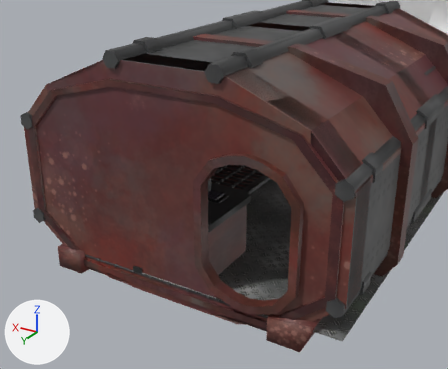
The Blender file Blender/restroom.blend as it was, and as the next commit left it.
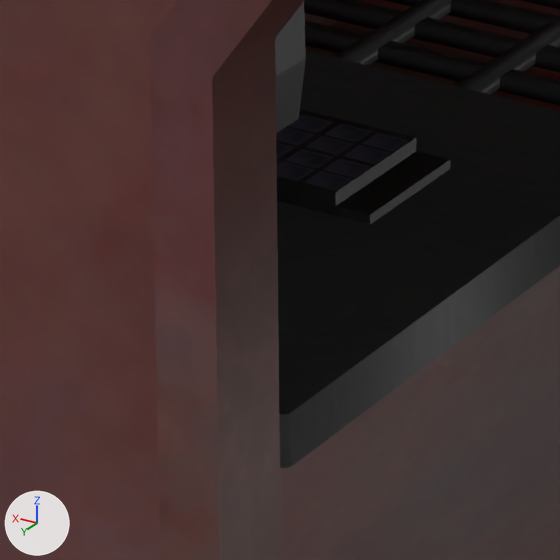
There are two pictures of each version: one from a camera (50 mm lens) standing at (-5.27, 11.01, 5.49) and looking at (-0.54, 3.15, 1.56), one close up on the part from 39% to 54% of the width and 48% to 66% of the height. Arrows for +X, +Y and +Z are at lower left; the lights stay in place. The first two pictures are the older version.
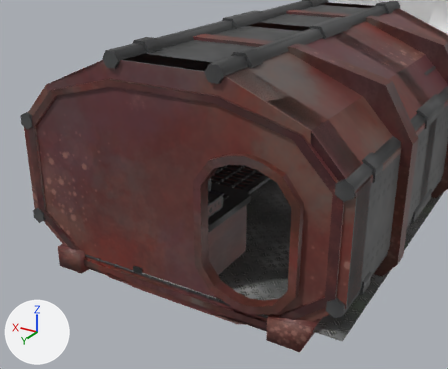
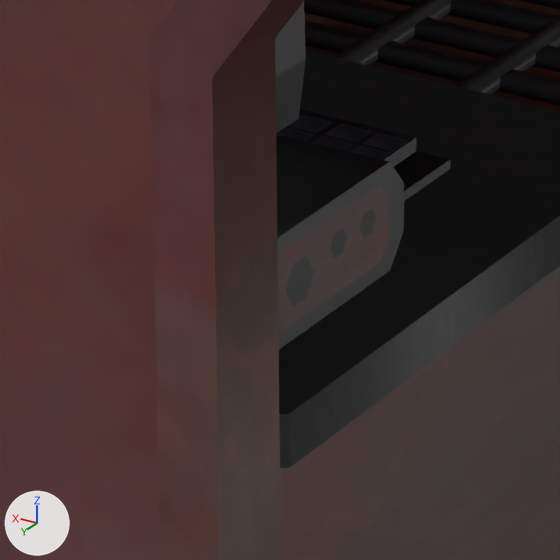
Where the change shows, as pixel boxes (x1, y1, x2, y2) in the close-ups (560 x 560 px):
'Cube', added: after (276, 135, 404, 349)
    faces in mat_material_007 (picture img_metal_png_001): (276, 135, 404, 349)
    faces in mat_material_001 (picture img_wall_png_001): (278, 184, 389, 330)

The change, as a diff of the scene's bpy script:
```diff
--- a/Blender/restroom.blend.py
+++ b/Blender/restroom.blend.py
@@ me_cube_005 @@
+me_cube_005.from_pydata(...)  # 82 vertices, 64 faces; spans x -0.486..-0.239, y 3.076..3.603, z 1.103..1.678
+# faces by material slot: [35, 11, 18]
+me_cube_005.materials.append(mat_material_007)  # picture img_metal_png_001
+me_cube_005.materials.append(mat_material_006)  # picture img_screen_png
+me_cube_005.materials.append(mat_material_001)  # picture img_wall_png_001
@@ ob_cube @@
+ob_cube = bpy.data.objects.new('Cube', me_cube_005)
+ob_cube.location = (0.0, 0.0, 0.0)
```
